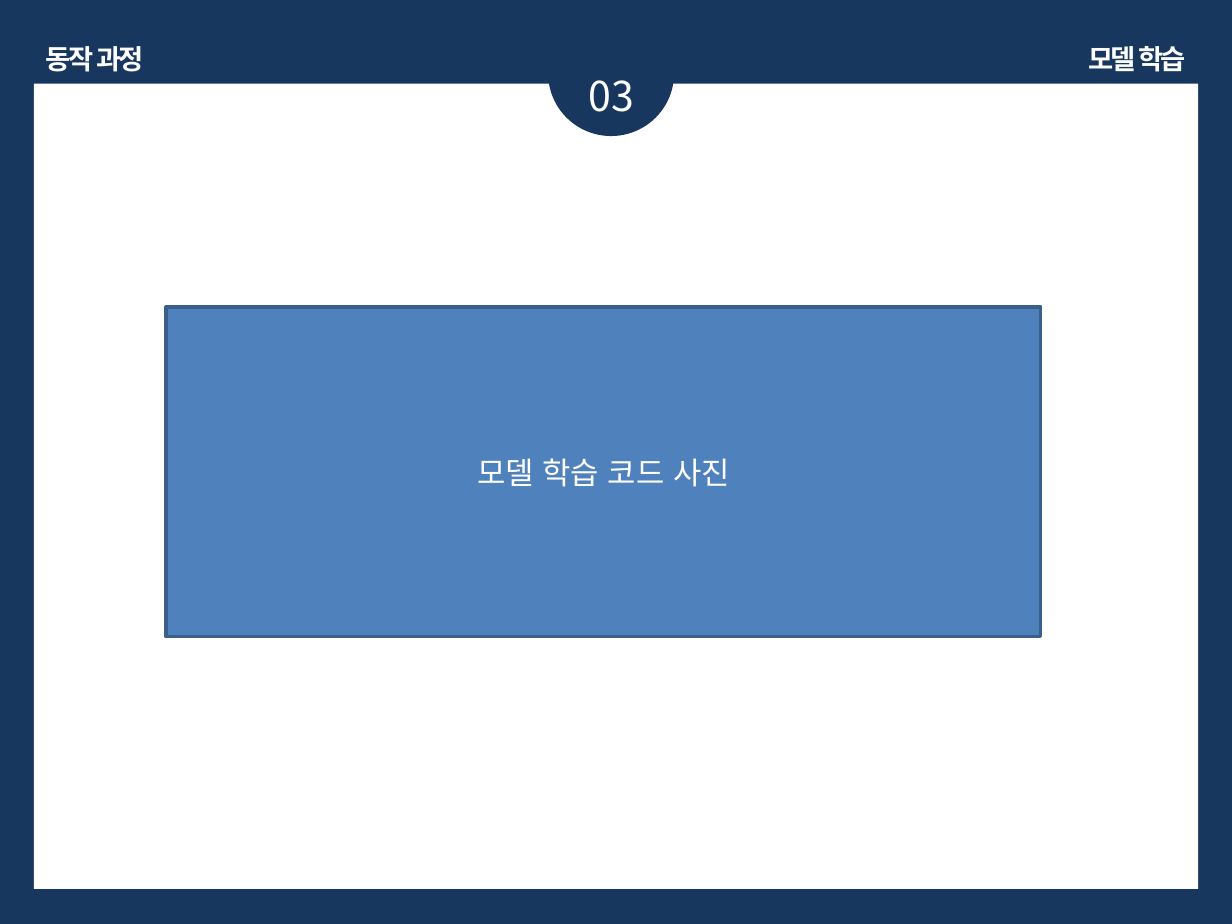
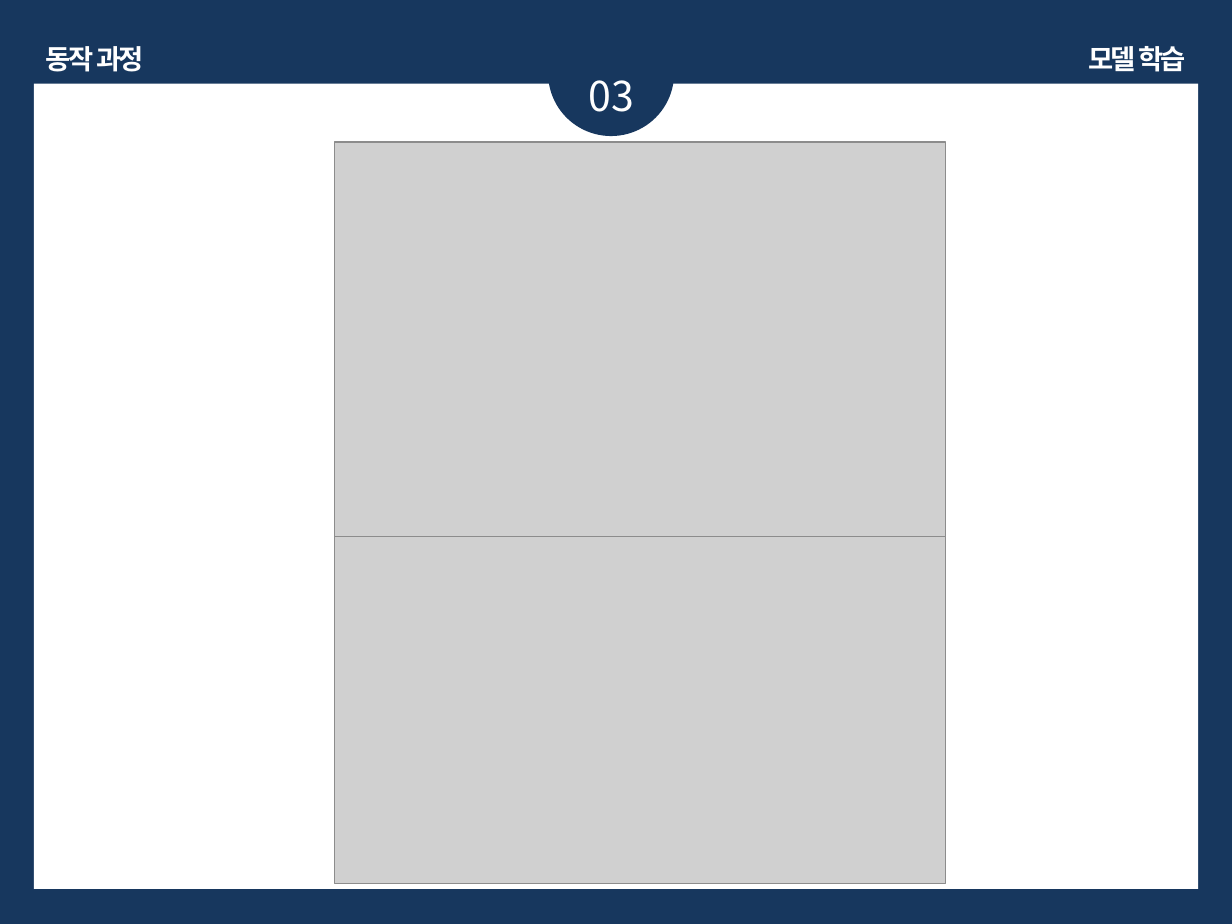
Before and after one commit to charvirus/textmask, a slide deck: slide 8 of textmask.pptx. Drawn at 1232x924 pixels with LibreOffice and Linux fonts; fonts in the diff are those of the drawing; grey boxes stand for pictures. Boxes give left, top, right and bottom in pixels: in the first picture for what was removed or moved away, otherwise in the second. Text is boxed around its words. In the diff, an @@ line names an element or a change of style, - is before the commit and + after.

```diff
--- a/textmask.pptx
+++ b/textmask.pptx
@@ picture added at (335, 142, 946, 540) @@
@@ rectangle removed at (166, 307, 1041, 637) @@
-모델 학습 코드 사진
@@ picture added at (335, 537, 946, 883) @@
```
Also in this commit, not shown: 1 other slide changed, 4 other files.
